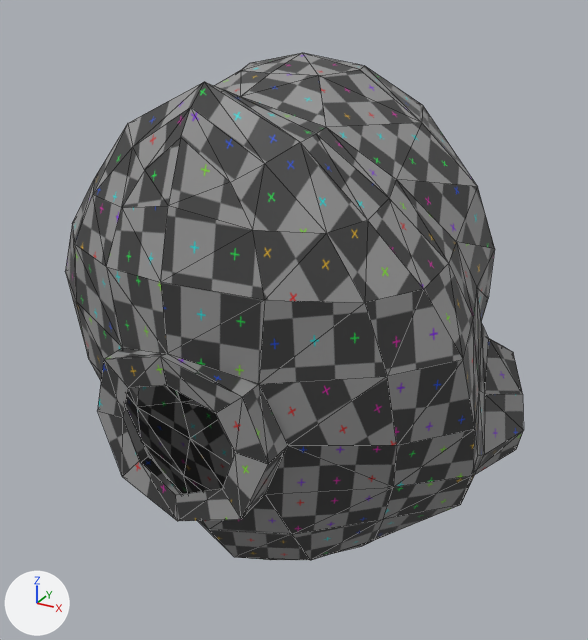
An edit to the COLLADA model collada/head_1.dae, drawn before and after from the same camera.
Camera for both pictures: a camera (50 mm lens) standing at (0.398, -0.046, 0.322) and looking at (-0.009, 0.694, -0.048). Arrows for +X, +Y and +Z are at lower left; the lights stay in place. Mesh edges are drawn as thin lines.

In view in the first picture: 'head_1'.
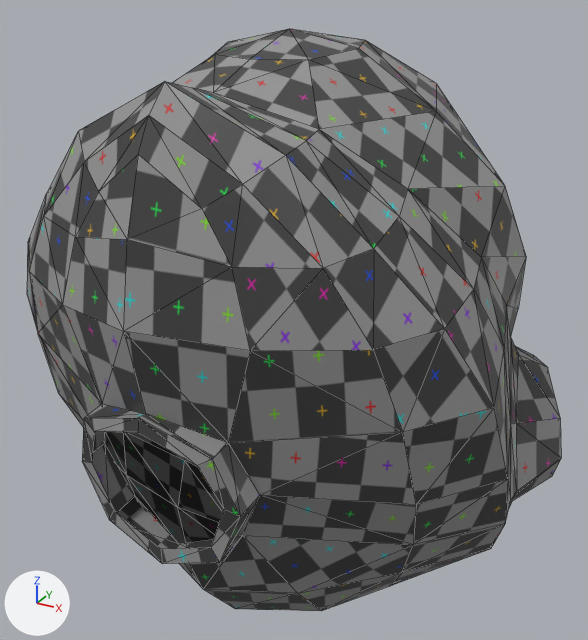
Commit message: Изменени размеры головы

What the commit changed:
Picture 'Untitled.003.png' (img_untitled_003_png) is new.
Material 'Material_001' (mat_material_001) is new.
Its texture is img_untitled_003_png.
Its roughness is 0.44.
me_head_1_001 is used by ob_head_1; location (0.0, 0.0, 0.0); rotation (-1.571, 0.0, 0.0), in degrees (-90, 0, 0); scale (0.319, 0.438, 0.281).
me_head_1_001 had 239 vertices, 468 faces and spanned x -0.78..0.78, y -0.55..0.83, z 1.57..3.25.
me_head_1_001 now has 239 vertices, 468 faces and spans x -0.78..0.78, y -0.52..0.85, z 1.23..2.94.
me_head_1_001 part 1: 239 of 239 vertices moved; they spanned x -0.78..0.78, y -0.55..0.83, z 1.57..3.25 and now span x -0.78..0.78, y -0.52..0.85, z 1.23..2.94; mean shift (0.0, 0.03, -0.33); largest move (-0.34, 0.51, 3.03) -> (0.0, -0.45, 1.55).
me_head_1_001 part 2: 378 faces spanning x -0.78..0.78, y -0.52..0.85, z 1.23..2.94 switch from mat_material_001_002 (picture img_untitled_002_png) to mat_material_001 (picture img_untitled_003_png).
Object 'head_1' (ob_head_1) is rescaled from (0.319, 0.438, 0.281) to (0.371, 0.509, 0.327).

Boxes [x1, y1, x2, y2] around the edits, measured in the pictures (588 x 640 px; the box of a moved part takes in the faces that stretch with it):
'head_1', reshaped, rescaled (16% wider, 15% taller)
    before: [65, 53, 524, 560]
    after: [27, 29, 561, 611]
part 1 of me_head_1_001, moved or reshaped
    before: [75, 82, 387, 521]
    after: [29, 81, 402, 564]
part 2 of me_head_1_001, recoloured
    before: [65, 53, 524, 560]
    after: [27, 29, 561, 611]
